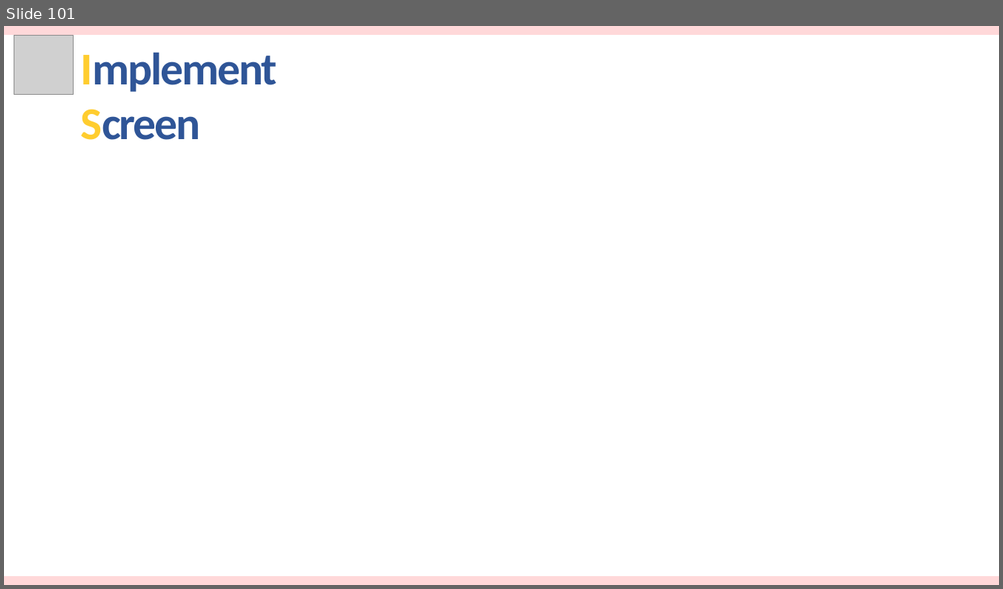
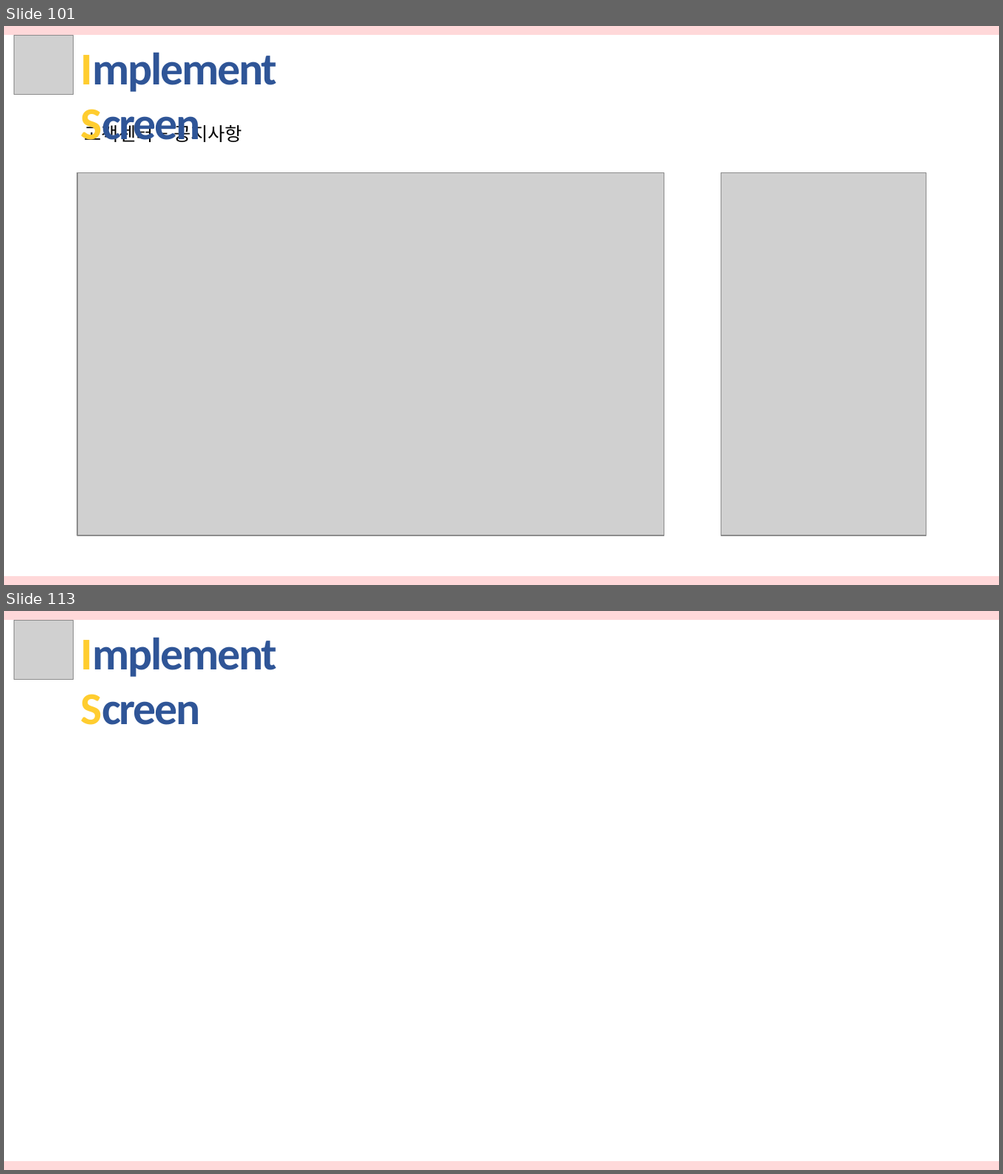
Before and after one commit to hhsw07/ezen-academy-projects, a slide deck: 발표자료/3차/반려동물관리서비스.pptx. Shown one above the other, each under a label of ours: slide 101 before the commit, slides 101 and 113 after it; the slides between them are not shown. The pictures are 1003x589 and 1003x1174 pixels, drawn with LibreOffice and Linux fonts; fonts in the diff are those of the drawing; grey boxes stand for pictures. Boxes give left, top, right and bottom in pixels: in the first picture for what was removed or moved away, otherwise in the second. Text is boxed around its words. In the diff, an @@ line names an element or a change of style, - is before the commit and + after.

```diff
--- a/발표자료/3차/반려동물관리서비스.pptx
+++ b/발표자료/3차/반려동물관리서비스.pptx
@@ slide 101 added at box(4, 26, 999, 585), background #FFFFFF @@
@@ rectangle added at box(4, 26, 999, 35), fill #FFD8D9 @@
@@ picture added at box(14, 36, 74, 95) @@
@@ text added at box(80, 52, 277, 142), 44 pt, text #2F5597, bold @@
+Implement Screen
@@ text added at box(85, 121, 242, 145), 18 pt, text #000000 @@
+고객센터 – 공지사항
@@ picture added at box(77, 173, 663, 537) @@
@@ picture added at box(721, 173, 926, 537) @@
@@ rectangle added at box(4, 577, 999, 585), fill #FFD8D9 @@
@@ what was slide 101 is now slide 113 @@
```
Also in this commit, not shown: 11 other slides added.
